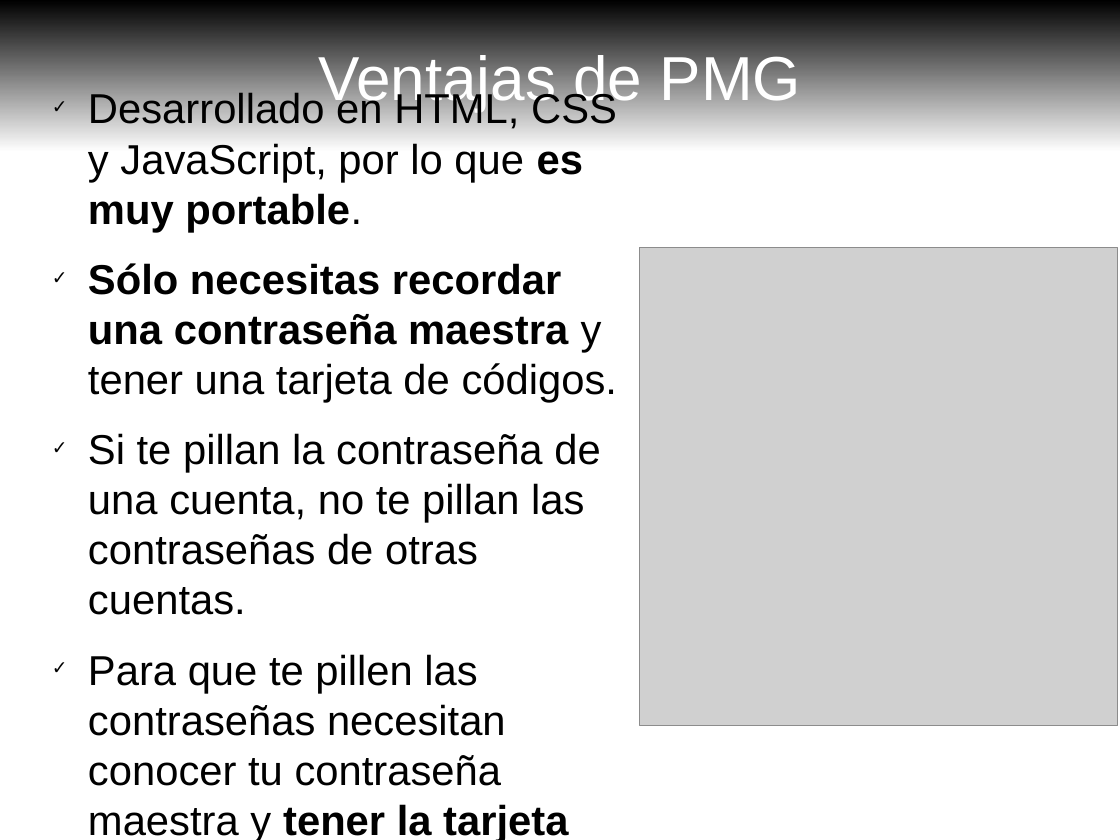
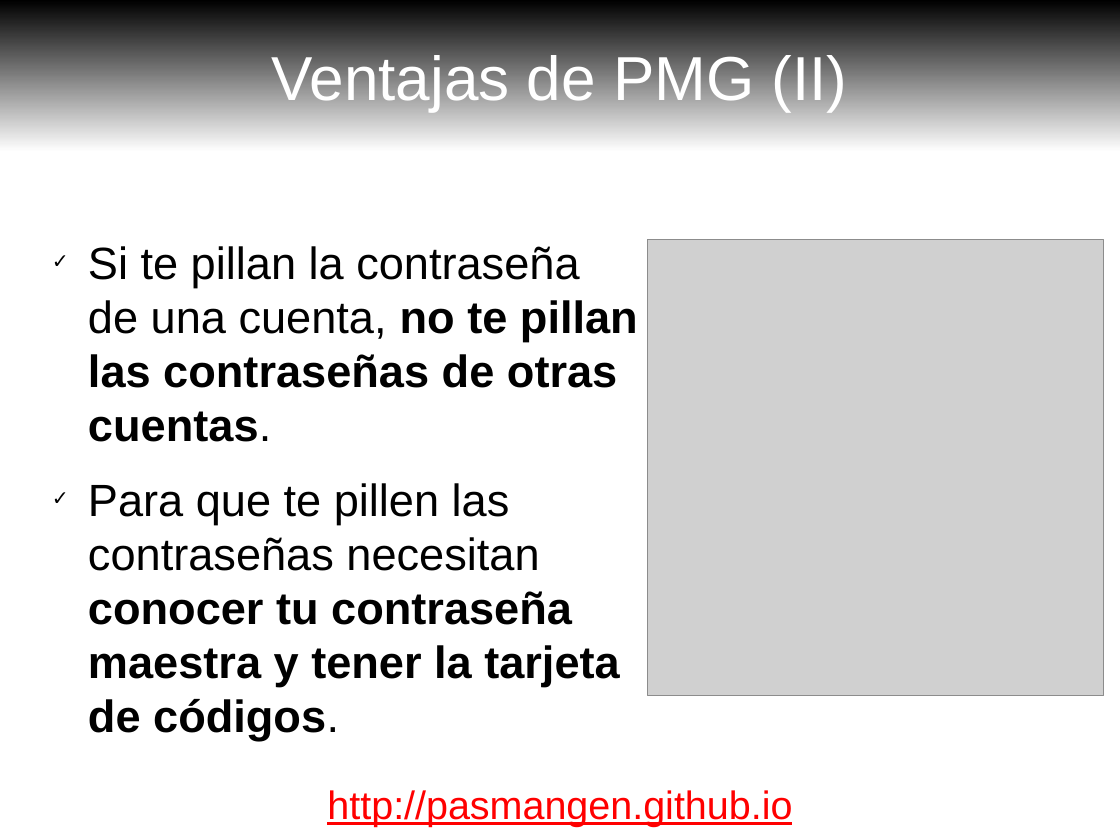
Before and after one commit to pasmangen/pasmangen.github.io, a slide deck: slide 11 of slides/pmg-es.odp (slide 10 before the commit). Drawn at 1120x840 pixels with LibreOffice and Linux fonts; fonts in the diff are those of the drawing; grey boxes stand for pictures. Boxes give left, top, right and bottom in pixels: in the first picture for what was removed or moved away, otherwise in the second. Text is boxed around its words. In the diff, an @@ line names an element or a change of style, - is before the commit and + after.

```diff
--- a/slides/pmg-es.odp
+++ b/slides/pmg-es.odp
@@ title at [272,51,848,112]: text changed @@
-Ventajas de PMG
+Ventajas de PMG (II)
@@ text "Si te pillan la contraseña ...": place and size @@
-text "Si te pillan la contraseña ..." at [88,90,617,840]
+text "Si te pillan la contraseña ..." at [88,246,638,741]
@@ text "Si te pillan la contraseña ..." at [88,246,638,741]: size 29.6 to 32 pt; bold on in "no te pillan las contraseñas de otras ...", "conocer tu contraseña maestra y" @@
@@ text at [88,90,617,403]: paragraphs removed @@
-✓ Desarrollado en HTML, CSS y JavaScript, por lo que es muy portable.
-✓ Sólo necesitas recordar una contraseña maestra y tener una tarjeta de códigos.
@@ picture: place and size @@
-picture at [640,248,1118,726]
+picture at [648,240,1105,696]
@@ text added at [327,790,792,827], 28 pt, text #FF0000, underline @@
+http://pasmangen.github.io
```
Also in this commit, not shown: 9 other slides changed, 1 slide added, 4 other files.
